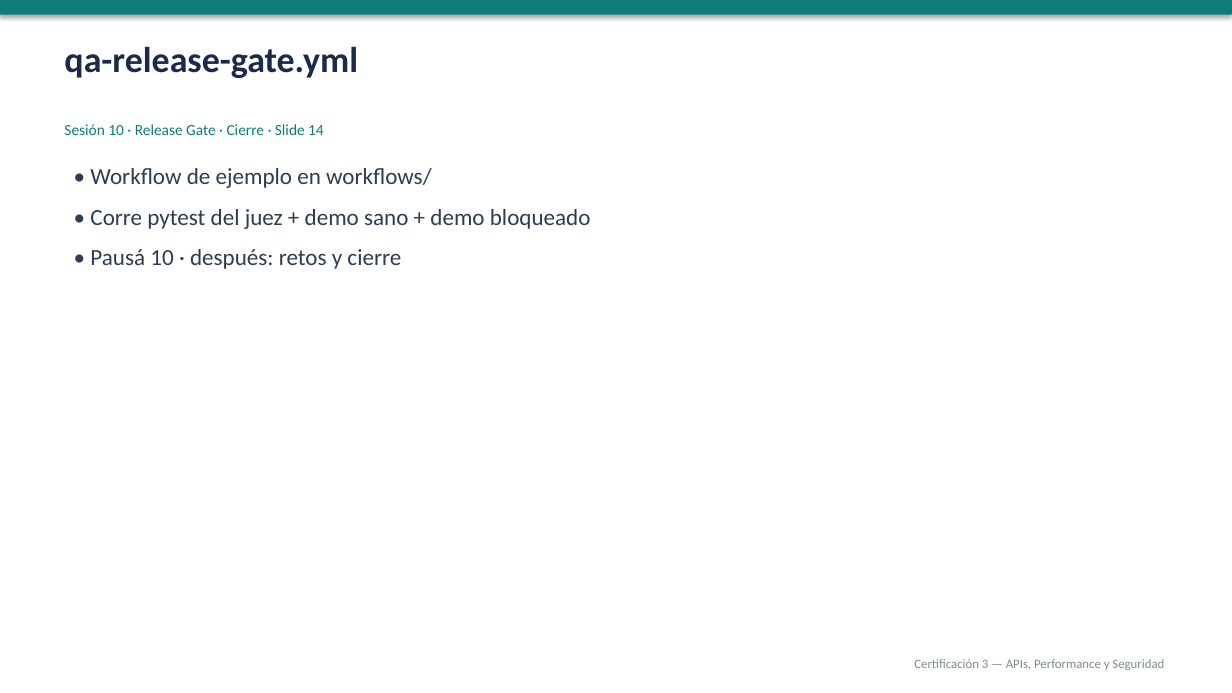
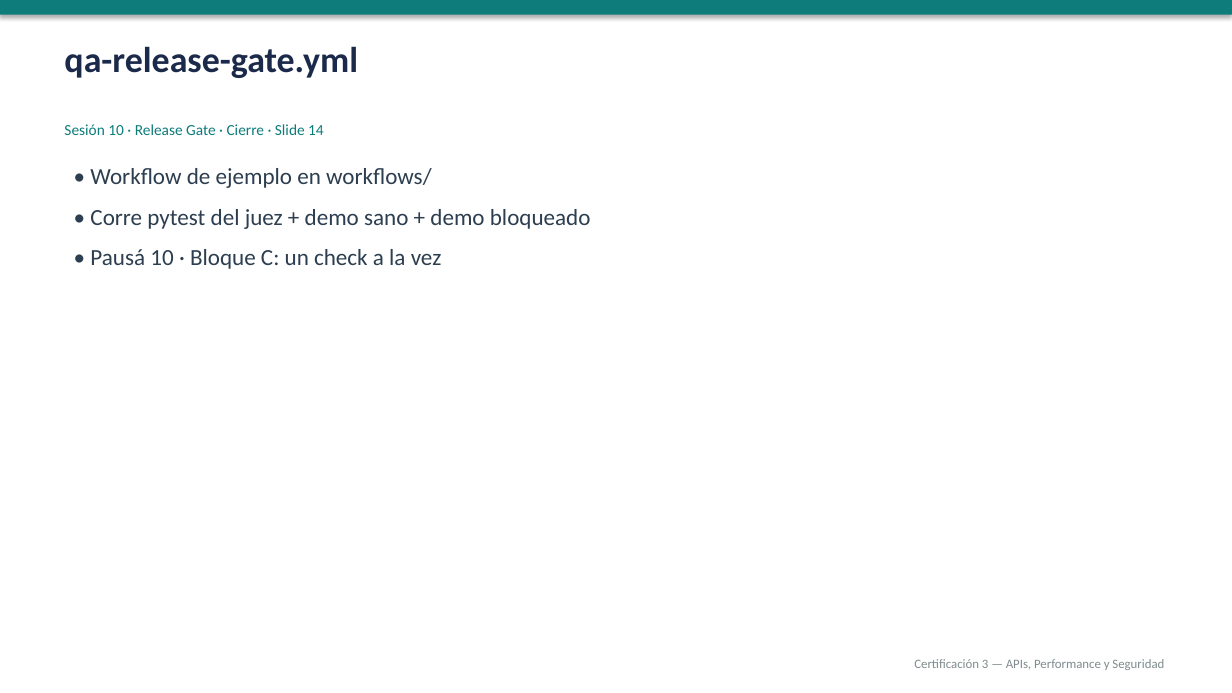
Before and after one commit to NelsonFlores1/Fork-curso_1, a slide deck: slide 17 of sesiones/sesion-10/sesion-10.pptx (slide 15 before the commit). Drawn at 1232x693 pixels with LibreOffice and Linux fonts; fonts in the diff are those of the drawing. Boxes give left, top, right and bottom in pixels: in the first picture for what was removed or moved away, otherwise in the second. Text is boxed around its words. In the diff, an @@ line names an element or a change of style, - is before the commit and + after.

```diff
--- a/sesiones/sesion-10/sesion-10.pptx
+++ b/sesiones/sesion-10/sesion-10.pptx
@@ text at [90,249,442,269]: text changed @@
-• Pausá 10 · después: retos y cierre
+• Pausá 10 · Bloque C: un check a la vez
```
Also in this commit, not shown: 13 other slides changed, 4 slides added, 1 slide removed, 17 other files.
